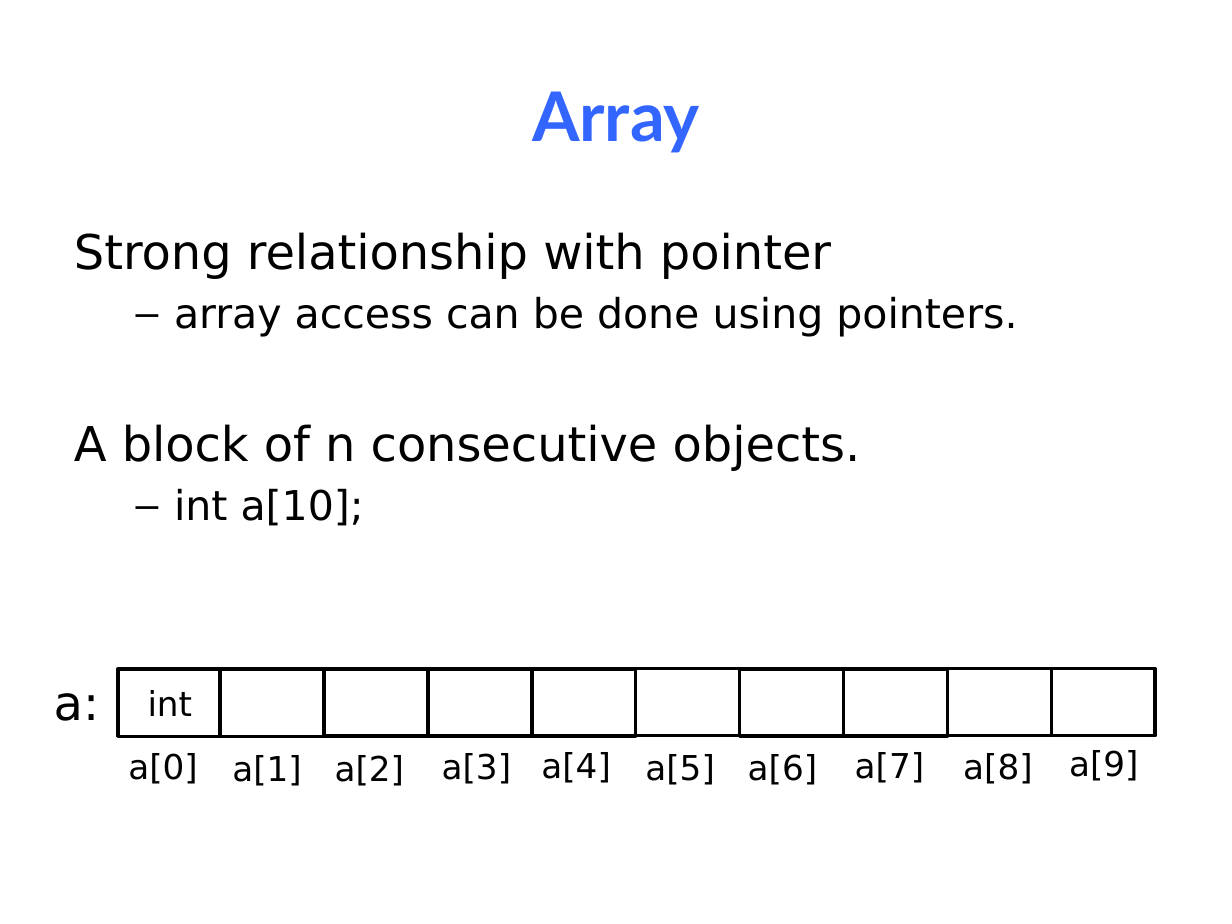
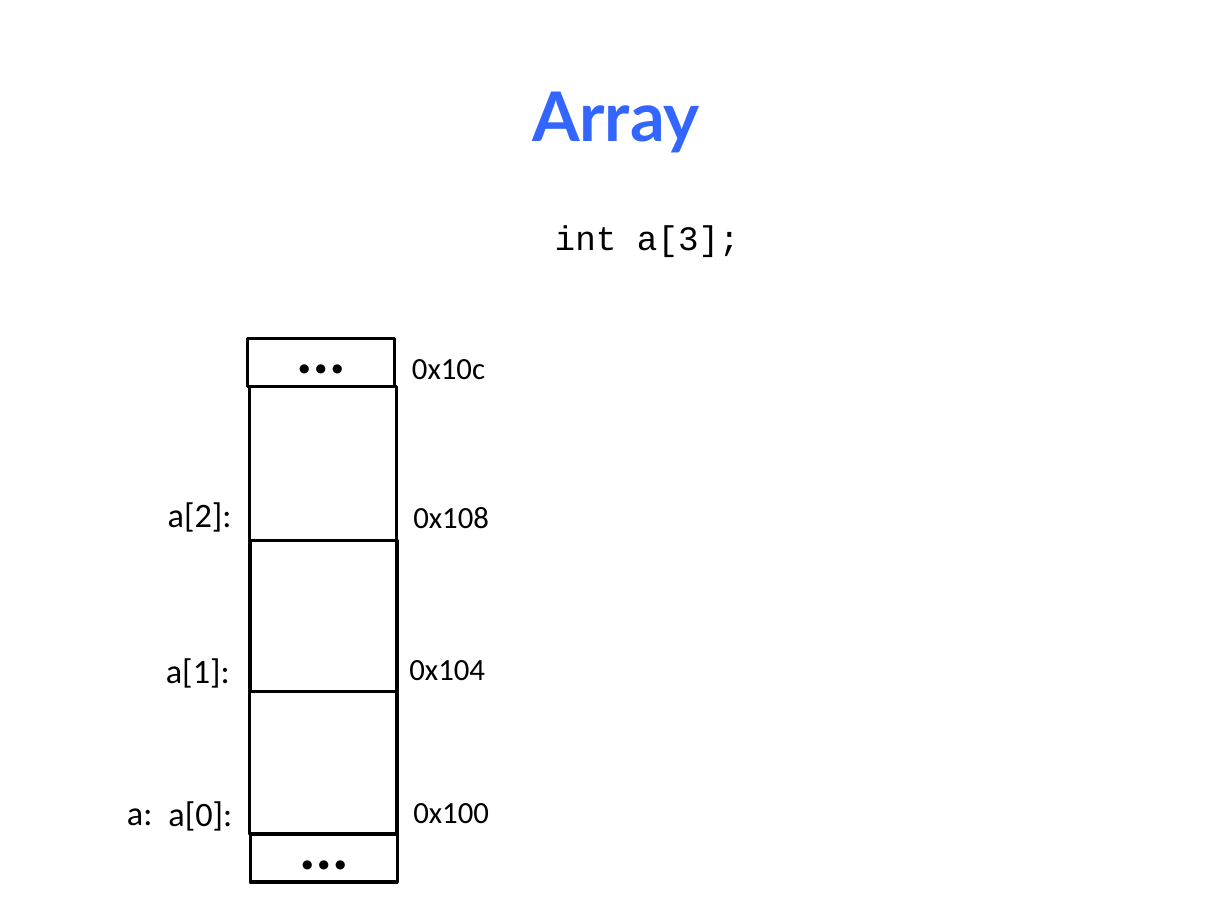
Before and after one commit to NYU-CSO/nyu-cso.github.io, a slide deck: slide 43 of notes/05-pointer_array.pptx (slide 42 before the commit). Drawn at 1232x924 pixels with LibreOffice and Linux fonts; fonts in the diff are those of the drawing. Boxes give left, top, right and bottom in pixels: in the first picture for what was removed or moved away, otherwise in the second. Text is boxed around its words. In the diff, an @@ line names an element or a change of style, - is before the commit and + after.

```diff
--- a/notes/05-pointer_array.pptx
+++ b/notes/05-pointer_array.pptx
@@ text removed at (74,232,1017,526) @@
-Strong relationship with pointer
-  – array access can be done using pointers.
-A block of n consecutive objects.
-  – int a[10];
@@ text at (555,225,740,257): text changed; font DejaVu Sans to Courier New @@
-a[3]
+int a[3];
@@ rectangle added at (248,339,394,387), fill #FFFFFF, outline #000000 2 pt, 36 pt, text #000000, bold @@
+...
@@ text added at (412,359,485,380), 18 pt, text #000000 @@
+0x10c
@@ rectangle added at (249,387,395,542), fill #FFFFFF, outline #000000 2 pt @@
@@ text at (168,502,232,532): text changed; font DejaVu Sans to Calibri @@
-a[2]
+a[2]:
@@ text added at (413,507,489,529), 18 pt, text #000000 @@
+0x108
@@ rectangle: place and size @@
-rectangle at (324,669,428,737)
+rectangle at (250,541,397,691)
@@ text at (166,658,230,688): text changed; font DejaVu Sans to Calibri @@
-a[1]
+a[1]:
@@ text added at (409,660,485,681), 18 pt, text #000000 @@
+0x104
@@ rectangle: place and size @@
-rectangle at (221,669,324,737)
+rectangle at (250,691,397,834)
@@ group removed at (118,669,1154,785): 8 rectangles, 6 texts @@
-int
-a[4]
-a[5]
-a[6]
-a[7]
-a[8]
-a[9]
@@ text "a:": place and size @@
-text "a:" at (54,693,99,721)
+text "a:" at (127,808,153,826)
@@ text "a:" at (127,808,153,826): size 28 to 20 pt, font DejaVu Sans to Calibri @@
@@ text at (168,801,232,831): text changed; font DejaVu Sans to Calibri @@
-a[0]
+a[0]:
@@ text added at (413,803,489,824), 18 pt, text #000000 @@
+0x100
@@ rectangle added at (250,834,397,882), fill #FFFFFF, outline #000000 2 pt, 36 pt, text #000000, bold @@
+...
```
Also in this commit, not shown: 15 other slides changed, 7 slides added, 5 slides removed, 1 other file.
